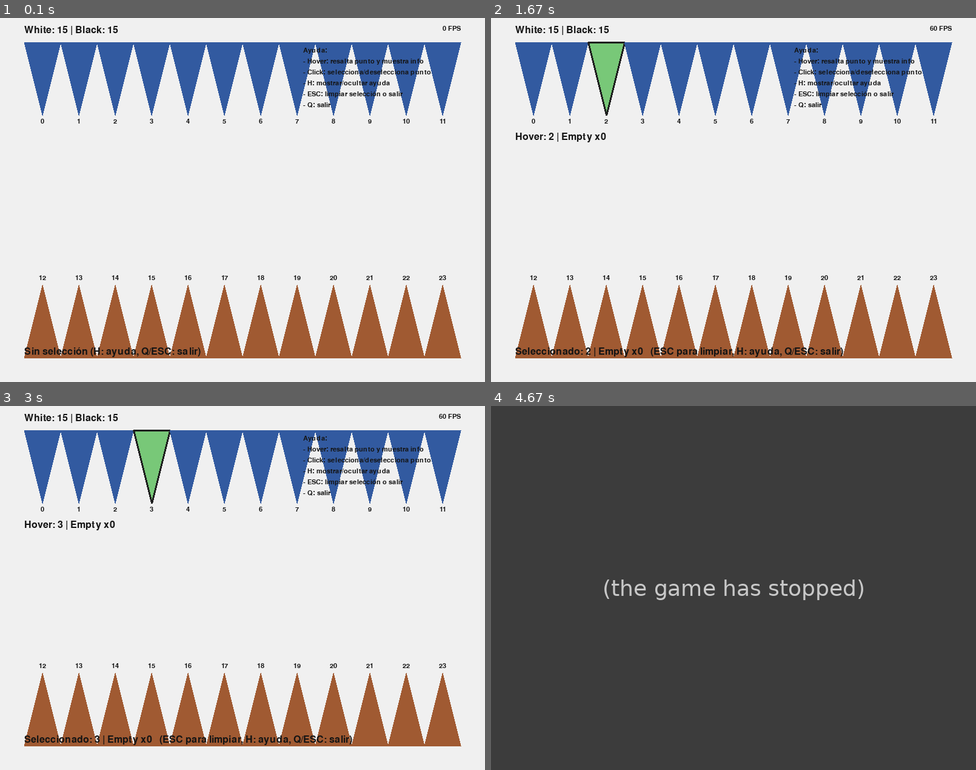
Above: before the commit, frames 1-4 (two rows, left to right).
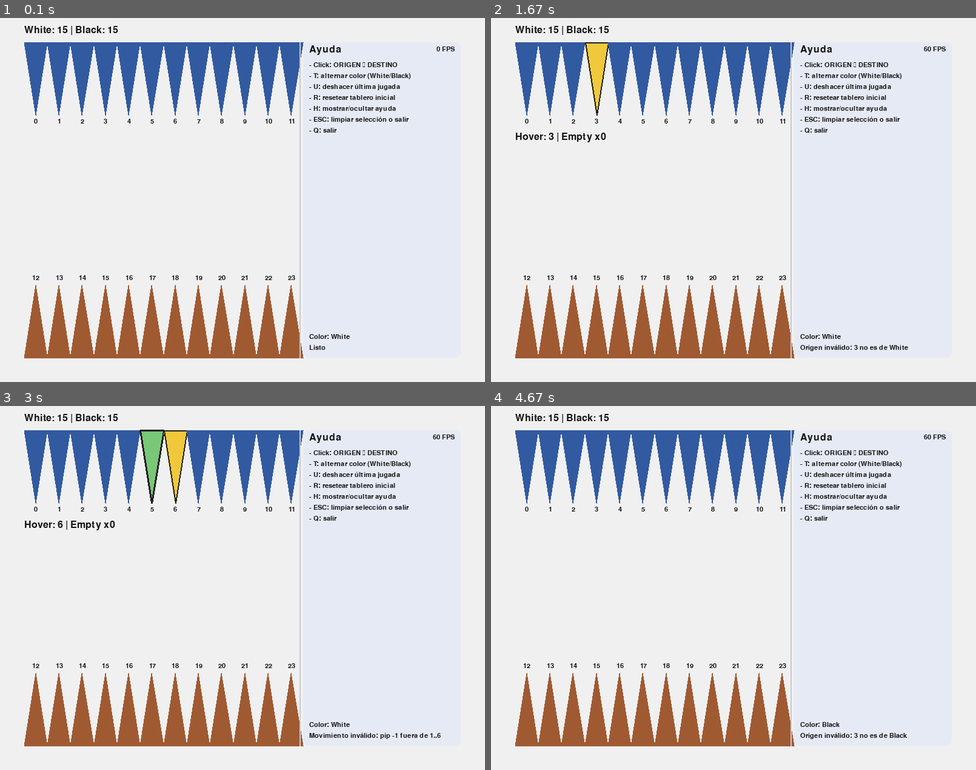
Above: after the commit, the same moments.

Repository: um-computacion/computacion-2025-backgammon-Macarena-Ardevol
Game: pygame game, started from backgammon/pygame_ui/__main__.py
Two runs of this game, one before a commit and one after it. Both use one fixed random seed, a clock stepped at 60 frames per second and the inputs below.
Inputs (mouse positions are in pixels of both pictures, inside the frame that each line leads up to):
- Up to frame 1 (0.1 s): no input
- Up to frame 2 (1.67 s): tap U at 0.33 s; hold R 0.67-1.13 s; click (583, 287) at 1.22 s; click (607, 65) at 1.55 s
- Up to frame 3 (3 s): click (164, 467) at 1.88 s; click (218, 682) at 2.22 s; click (227, 526) at 2.55 s; click (164, 467) at 2.88 s
- Up to frame 4 (4.67 s): click (859, 555) at 3.22 s; tap T at 3.5 s; tap Esc at 3.83 s; click (588, 464) at 4.22 s; click (752, 573) at 4.55 s

The runs differ from the first frame. In frame 1, 16% of the frame differs, in the area x 5-96%, y 2-94%; in frame 2, 17%; in frame 3, 17%; in frame 4, 100%, in the area x 0-100%, y 0-100%.
Before the commit the program exited at 3.85 s; later frames show no game.

Commit message:
UI: simulación de movimiento (origen a destino), toggle de color (T), deshacer (U) y reset (R)

Diff:
--- a/backgammon/pygame_ui/__main__.py
+++ b/backgammon/pygame_ui/__main__.py
@@ -8,11 +8,14 @@
 
     from backgammon.core.board import Board
 
-    # Config
+    # --- Config ---
     W, H = 800, 600
     MARGIN = 40
     TRI_H = 120
+    PANEL_W = 260  # panel lateral derecho
     BG = (240, 240, 240)
+    BG_PANEL = (230, 234, 244)
+    SEP = (200, 200, 210)
     TOP_CLR = (50, 90, 160)
     BOT_CLR = (160, 90, 50)
     TXT = (20, 20, 20)
@@ -20,31 +23,57 @@
     SELECT = (120, 200, 120)   # seleccionado
     OUTLINE = (30, 30, 30)
 
+    # Área del tablero (izquierda); panel a la derecha
+    BOARD_LEFT = MARGIN
+    BOARD_RIGHT = W - MARGIN - PANEL_W
+    BOARD_W = BOARD_RIGHT - BOARD_LEFT
+
     def tri_polygon_top(i, col_w):
-        x0 = MARGIN + i * col_w
+        x0 = BOARD_LEFT + i * col_w
         x1 = x0 + col_w
         return [(x0, MARGIN), (x1, MARGIN), ((x0 + x1) / 2, MARGIN + TRI_H)]
 
     def tri_polygon_bottom(i, col_w):
-        x0 = MARGIN + i * col_w
+        x0 = BOARD_LEFT + i * col_w
         x1 = x0 + col_w
         return [(x0, H - MARGIN), (x1, H - MARGIN),
                 ((x0 + x1) / 2, H - MARGIN - TRI_H)]
 
     def hover_index(mx, my, col_w):
-        # Banda superior  (0..11)
+        # Solo si el mouse está dentro del ancho del tablero
+        if not (BOARD_LEFT <= mx <= BOARD_RIGHT):
+            return None
+        # Banda superior (0..11)
         if MARGIN <= my <= MARGIN + TRI_H:
-            i = int((mx - MARGIN) // col_w)
-            if 0 <= i < 12 and MARGIN <= mx <= MARGIN + 12 * col_w:
+            i = int((mx - BOARD_LEFT) // col_w)
+            if 0 <= i < 12:
                 return i
         # Banda inferior (12..23)
         if (H - MARGIN - TRI_H) <= my <= (H - MARGIN):
-            i = int((mx - MARGIN) // col_w)
-            if 0 <= i < 12 and MARGIN <= mx <= MARGIN + 12 * col_w:
+            i = int((mx - BOARD_LEFT) // col_w)
+            if 0 <= i < 12:
                 return 12 + i
         return None
 
-    # Init
+    # --- Lógica de simulación ---
+    def pip_from_move(origin, dest, color):
+        if color == Board.WHITE:
+            return origin - dest
+        elif color == Board.BLACK:
+            return dest - origin
+        return 0
+
+    def owner_label(owner):
+        return "White" if owner == Board.WHITE else ("Black" if owner == Board.BLACK else "Empty")
+
+    def snapshot_points(b: Board):
+        return tuple(b.get_point(i) for i in range(24))
+
+    def restore_points(b: Board, snap):
+        for i, v in enumerate(snap):
+            b.set_point(i, v)
+
+    # --- Init ---
     pygame.init()
     try:
         screen = pygame.display.set_mode((W, H))
@@ -56,11 +85,15 @@
         board = Board()
         board.setup_initial()
 
-        width = W - 2 * MARGIN
-        col_w = width / 12
-
+        col_w = BOARD_W / 12
+
+        # Estado UI
         selected_idx = None
-        show_help = True  # H alterna ayuda
+        origin_idx = None
+        message = ""
+        show_help = True
+        current_color = Board.WHITE
+        history_snaps = []
 
         running = True
         while running:
@@ -73,121 +106,164 @@
                     running = False
                 elif event.type == pygame.KEYDOWN:
                     if event.key == pygame.K_ESCAPE:
-                        if selected_idx is not None:
+                        if origin_idx is not None or selected_idx is not None:
+                            origin_idx = None
                             selected_idx = None
+                            message = "Selección limpiada"
                         else:
                             running = False
                     elif event.key == pygame.K_q:
                         running = False
                     elif event.key == pygame.K_h:
                         show_help = not show_help
+                    elif event.key == pygame.K_t:
+                        current_color = Board.BLACK if current_color == Board.WHITE else Board.WHITE
+                        message = f"Color actual: {owner_label(current_color)}"
+                    elif event.key == pygame.K_r:
+                        board.setup_initial()
+                        origin_idx = selected_idx = None
+                        history_snaps.clear()
+                        message = "Tablero reseteado"
+                    elif event.key == pygame.K_u:
+                        if history_snaps:
+                            snap = history_snaps.pop()
+                            restore_points(board, snap)
+                            origin_idx = selected_idx = None
+                            message = "Última jugada deshecha"
+                        else:
+                            message = "No hay jugadas para deshacer"
                 elif event.type == pygame.MOUSEBUTTONDOWN and event.button == 1:
-                    # Click izquierdo: seleccionar/deseleccionar
-                    if idx_hover is not None:
-                        selected_idx = None if selected_idx == idx_hover else idx_hover
+                    if idx_hover is None:
+                        selected_idx = None
+                        # clic en panel o fuera del tablero: no hacemos nada
+                        continue
+
+                    if origin_idx is None:
+                        selected_idx = idx_hover
+                        origin_idx = idx_hover
+                        own = board.owner_at(origin_idx)
+                        if own != current_color:
+                            message = f"Origen inválido: {origin_idx} no es de {owner_label(current_color)}"
+                            origin_idx = None
+                        else:
+                            cnt = board.count_at(origin_idx)
+                            if cnt <= 0:
+                                message = f"Origen vacío: {origin_idx}"
+                                origin_idx = None
+                            else:
+                                message = f"Origen: {origin_idx} ({owner_label(own)} x{cnt})"
                     else:
-                        selected_idx = None
+                        dest_idx = idx_hover
+                        pip = pip_from_move(origin_idx, dest_idx, current_color)
+                        if pip < 1 or pip > 6:
+                            message = f"Movimiento inválido: pip {pip} fuera de 1..6"
+                        else:
+                            if not board.can_move(origin_idx, pip, current_color):
+                                message = f"Movimiento bloqueado: {origin_idx}->{dest_idx} (pip {pip})"
+                            else:
+                                history_snaps.append(snapshot_points(board))
+                                real_dest = board.move(origin_idx, pip, current_color)
+                                message = f"Move: {origin_idx}->{real_dest} (pip {pip}, {owner_label(current_color)})"
+                                origin_idx = None
+                                selected_idx = None
 
             # Fondo
             screen.fill(BG)
 
-            # Dibujar triángulos superiores (0..11)
+            # ----- Tablero (izquierda) -----
+            # Triángulos superiores (0..11)
             for i in range(12):
                 poly = tri_polygon_top(i, col_w)
-                if selected_idx == i:
-                    color = SELECT
-                    border_w = 3
-                elif idx_hover == i:
-                    color = HILIGHT
-                    border_w = 2
+                if i == origin_idx:
+                    color = SELECT; border_w = 3
+                elif i == selected_idx or i == idx_hover:
+                    color = HILIGHT; border_w = 2
                 else:
-                    color = TOP_CLR
-                    border_w = 0
+                    color = TOP_CLR; border_w = 0
                 pygame.draw.polygon(screen, color, poly)
                 if border_w:
                     pygame.draw.polygon(screen, OUTLINE, poly, width=border_w)
 
-            # Dibujar triángulos inferiores (12..23)
+            # Triángulos inferiores (12..23)
             for i in range(12):
                 poly = tri_polygon_bottom(i, col_w)
                 pt_index = 12 + i
-                if selected_idx == pt_index:
-                    color = SELECT
-                    border_w = 3
-                elif idx_hover == pt_index:
-                    color = HILIGHT
-                    border_w = 2
+                if pt_index == origin_idx:
+                    color = SELECT; border_w = 3
+                elif pt_index == selected_idx or pt_index == idx_hover:
+                    color = HILIGHT; border_w = 2
                 else:
-                    color = BOT_CLR
-                    border_w = 0
+                    color = BOT_CLR; border_w = 0
                 pygame.draw.polygon(screen, color, poly)
                 if border_w:
                     pygame.draw.polygon(screen, OUTLINE, poly, width=border_w)
 
-            # Totales
+            # Totales arriba-izquierda
             white_total = board.count_total(Board.WHITE)
             black_total = board.count_total(Board.BLACK)
             info = font.render(f"White: {white_total} | Black: {black_total}", True, TXT)
-            screen.blit(info, (MARGIN, MARGIN - 28))
+            screen.blit(info, (BOARD_LEFT, MARGIN - 28))
 
             # Etiquetas 0..23 centradas por columna
             for i in range(12):
-                cx = MARGIN + i * col_w + col_w / 2
-                # superior: debajo del triángulo
+                cx = BOARD_LEFT + i * col_w + col_w / 2
+                # superior
                 label_top = font_small.render(str(i), True, TXT)
-                rect_top = label_top.get_rect(center=(cx, MARGIN + TRI_H + 10))
-                screen.blit(label_top, rect_top)
-                # inferior: encima del triángulo
+                screen.blit(label_top, label_top.get_rect(center=(cx, MARGIN + TRI_H + 10)))
+                # inferior
                 idx_b = 12 + i
                 label_bot = font_small.render(str(idx_b), True, TXT)
-                rect_bot = label_bot.get_rect(center=(cx, H - MARGIN - TRI_H - 12))
-                screen.blit(label_bot, rect_bot)
-
-            # Tooltip hover
+                screen.blit(label_bot, label_bot.get_rect(center=(cx, H - MARGIN - TRI_H - 12)))
+
+            # Tooltip hover (sobre tablero)
             if idx_hover is not None:
                 try:
                     owner = board.owner_at(idx_hover)
                     cnt = board.count_at(idx_hover)
-                    owner_lbl = "White" if owner == Board.WHITE else ("Black" if owner == Board.BLACK else "Empty")
+                    owner_lbl = owner_label(owner)
                     tip = font.render(f"Hover: {idx_hover} | {owner_lbl} x{cnt}", True, TXT)
                     tip_y = MARGIN + TRI_H + 28 if idx_hover <= 11 else (H - MARGIN - TRI_H - 32)
-                    screen.blit(tip, (MARGIN, tip_y))
+                    screen.blit(tip, (BOARD_LEFT, tip_y))
                 except Exception:
                     pass
 
-            # Barra de estado selección
-            status_msg = "Sin selección (H: ayuda, Q/ESC: salir)"
-            if selected_idx is not None:
-                try:
-                    owner = board.owner_at(selected_idx)
-                    cnt = board.count_at(selected_idx)
-                    owner_lbl = "White" if owner == Board.WHITE else ("Black" if owner == Board.BLACK else "Empty")
-                    status_msg = f"Seleccionado: {selected_idx} | {owner_lbl} x{cnt}   (ESC para limpiar, H: ayuda, Q/ESC: salir)"
-                except Exception:
-                    status_msg = f"Seleccionado: {selected_idx} (H: ayuda, Q/ESC: salir)"
-            status = font.render(status_msg, True, TXT)
-            screen.blit(status, (MARGIN, H - MARGIN + 6 - 24))
+            # ----- Panel lateral derecho -----
+            panel_x = W - MARGIN - PANEL_W
+            panel_rect = pygame.Rect(panel_x, MARGIN, PANEL_W, H - 2 * MARGIN)
+            pygame.draw.rect(screen, BG_PANEL, panel_rect, border_radius=8)
+            # Separador
+            pygame.draw.line(screen, SEP, (panel_x - 6, MARGIN), (panel_x - 6, H - MARGIN), 2)
+
+            # FPS y título
+            fps = clock.get_fps()
+            fps_surf = font_small.render(f"{fps:.0f} FPS", True, TXT)
+            screen.blit(fps_surf, (panel_x + PANEL_W - fps_surf.get_width() - 10, MARGIN + 6))
+            title = font.render("Ayuda", True, TXT)
+            screen.blit(title, (panel_x + 10, MARGIN + 4))
 
             # Ayuda (toggle con H)
             if show_help:
                 help_lines = [
-                    "Ayuda:",
-                    "- Hover: resalta punto y muestra info",
-                    "- Click: selecciona/deselecciona punto",
+                    "- Click: ORIGEN → DESTINO",
+                    "- T: alternar color (White/Black)",
+                    "- U: deshacer última jugada",
+                    "- R: resetear tablero inicial",
                     "- H: mostrar/ocultar ayuda",
                     "- ESC: limpiar selección o salir",
-                    "- Q: salir"
+                    "- Q: salir",
                 ]
-                y = MARGIN + 8
+                y = MARGIN + 32
                 for line in help_lines:
                     surf = font_small.render(line, True, TXT)
-                    screen.blit(surf, (W - MARGIN - 260, y))
+                    screen.blit(surf, (panel_x + 10, y))
                     y += 18
 
-            # FPS arriba a la derecha
-            fps = clock.get_fps()
-            fps_surf = font_small.render(f"{fps:.0f} FPS", True, TXT)
-            screen.blit(fps_surf, (W - MARGIN - fps_surf.get_width(), MARGIN - 28))
+            # Estado / mensajes (abajo del panel)
+            color_msg = f"Color: {owner_label(current_color)}"
+            msg1 = font_small.render(color_msg, True, TXT)
+            msg2 = font_small.render(message or "Listo", True, TXT)
+            screen.blit(msg1, (panel_x + 10, H - MARGIN - 40))
+            screen.blit(msg2, (panel_x + 10, H - MARGIN - 22))
 
             pygame.display.flip()
             clock.tick(60)
Not shown, changed: README.md
Not shown, changed: CHANGELOG.md
